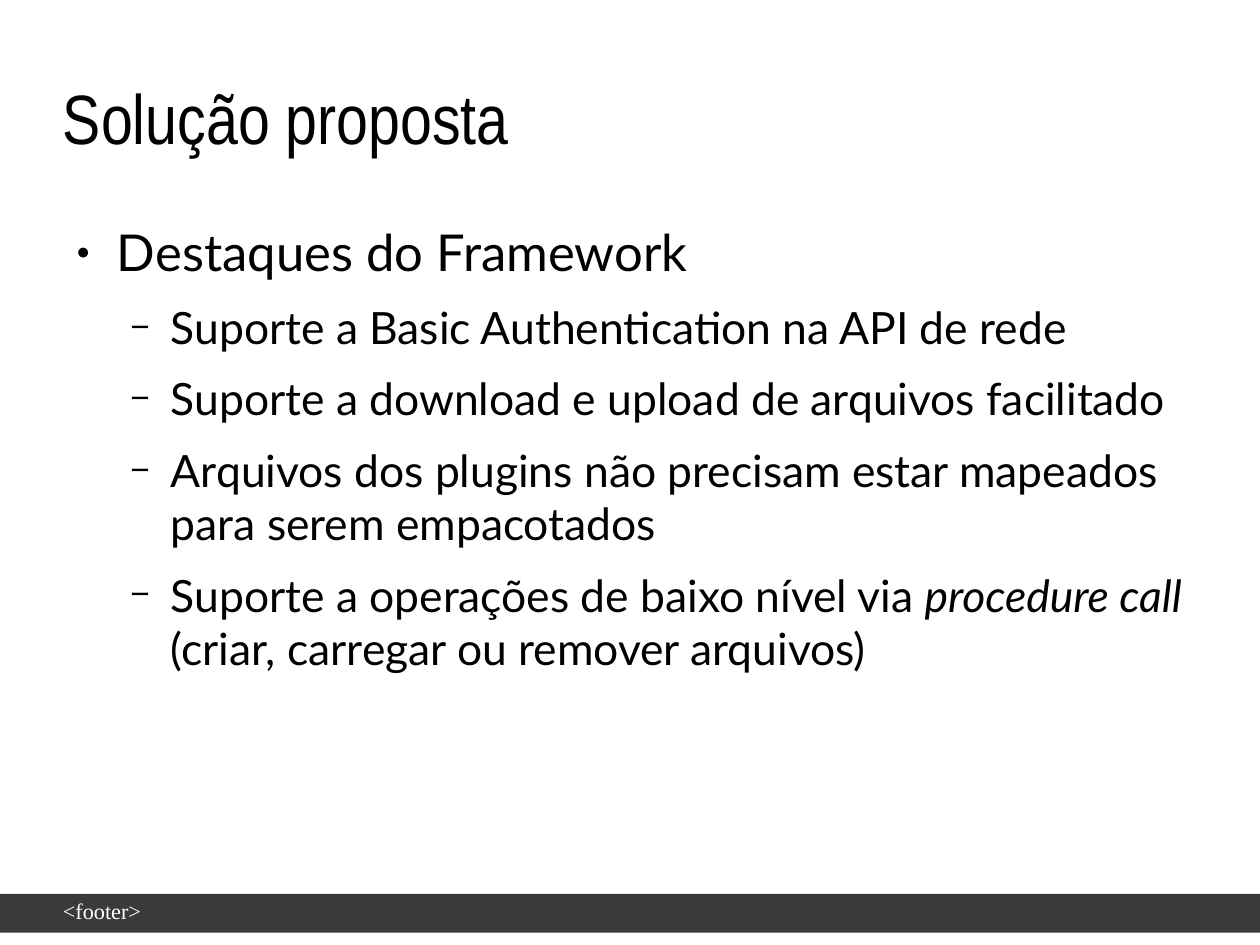
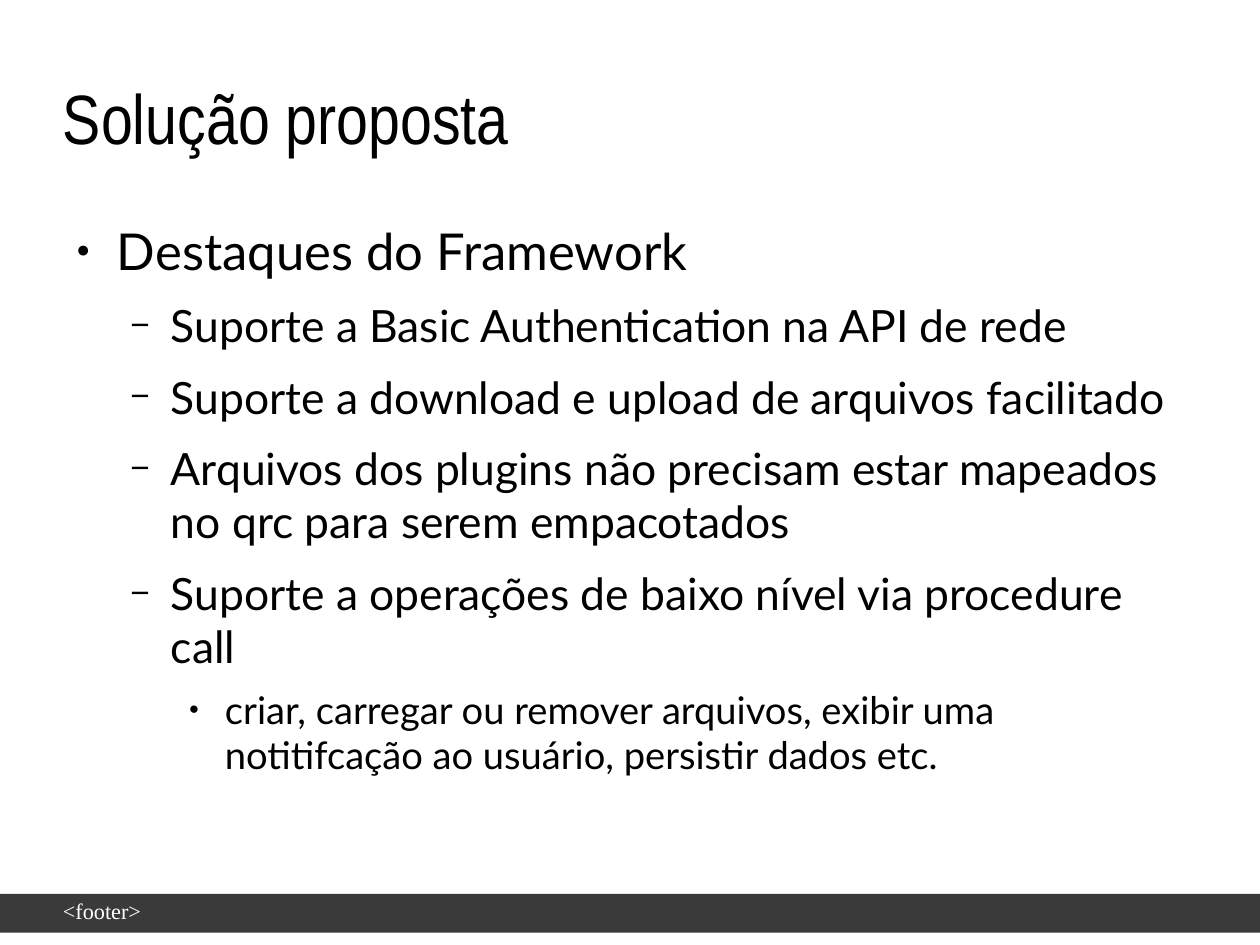
Before and after one commit to enoquesantos/tcc-latex, a slide deck: slide 11 of slide-defesa/Apresentação-EnoqueJoseneas.odp (slide 10 before the commit). Drawn at 1260x945 pixels with LibreOffice and Linux fonts; fonts in the diff are those of the drawing; background and template pictures are left out. Boxes give left, top, right and bottom in pixels: in the first picture for what was removed or moved away, otherwise in the second. Text is boxed around its words. In the diff, an @@ line names an element or a change of style, - is before the commit and + after.

Commit message:
Atualizado o Slide da apresentação + arquivo PDF

```diff
--- a/slide-defesa/Apresentação-EnoqueJoseneas.odp
+++ b/slide-defesa/Apresentação-EnoqueJoseneas.odp
@@ text at bbox=[171, 452, 1157, 776]: text changed @@
-  − Arquivos dos plugins não precisam estar mapeados para serem empacotados
-  − Suporte a operações de baixo nível via procedure call (criar, carregar ou remover arquivos)
+  − Arquivos dos plugins não precisam estar mapeados no qrc para serem empacotados
+  − Suporte a operações de baixo nível via procedure call
+    ● criar, carregar ou remover arquivos, exibir uma notitifcação ao usuário, persistir dados etc.
```
Also in this commit, not shown: 6 other slides changed, 9 slides added, 2 slides removed, 1 other file.
